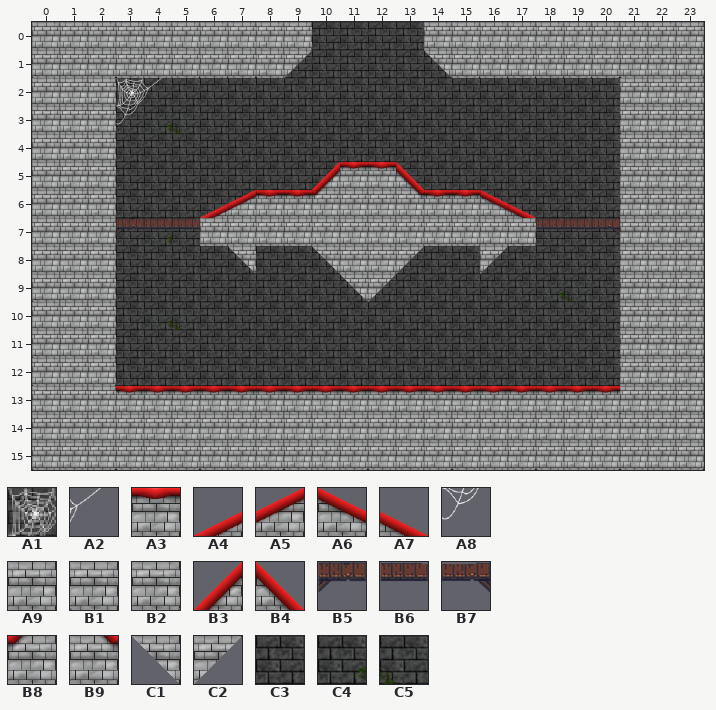
Two versions of a level (Tiled map, android/assets/Maps/Map2.tmx). The picture above was drawn from the file before the commit.
Cells are 64x64 px. Shown: x 0..23, y 0..15.
Key: from "castle": A1 10, A2 11, A3 17, A4 19, A5 20, A6 21, A7 22, A8 26, A9 32, B1 48, B2 50, B3 68, B4 69, B5 75, B6 76, B7 77, B8 84, B9 85, C1 100, C2 101; from "walls-128x128_2": C3 0, C4 40, C5 41.
__ is an empty cell, ## one hidden under a higher layer.
Layer "background" before, first column x 0:
 0 ## ## ## ## ## ## ## ## ## ## C3 C3 C3 C3 ## ## ## ## ## ## ## ## ## ##
 1 C3 ## C3 C3 ## C3 C3 C3 C3 C3 C3 C3 C3 C3 C3 C3 C3 C3 C3 C3 C3 C3 ## C3
 2 ## ## ## C3 C3 C3 C3 C3 C3 C3 C3 C3 C3 C3 C3 C3 C3 C3 C3 C3 C3 ## ## ##
 3 ## ## ## C3 C4 C5 C3 C3 C3 C3 C3 C3 C3 C3 C3 C3 C3 C3 C3 C3 C3 C3 ## C3
 4 ## ## ## C3 C3 C3 C3 C3 C3 C3 C3 C3 C3 C3 C3 C3 C3 C3 C3 C3 C3 ## ## ##
 5 ## ## ## C3 C3 C3 C3 C3 C3 C3 C3 ## ## C3 C3 C3 C3 C3 C3 C3 C3 ## ## ##
 6 ## ## ## C3 C3 C3 C3 C3 ## ## ## ## ## ## ## ## C3 C3 C3 C3 C3 ## ## ##
 7 ## ## ## C3 C4 C3 ## ## ## ## ## ## ## ## ## ## ## ## C3 C3 C3 ## ## ##
 8 ## ## ## C3 C3 C3 C3 C3 C3 C3 C3 ## ## C3 C3 C3 C3 C3 C3 C3 C3 ## ## ##
 9 C3 ## ## C3 C3 C3 C3 C3 C3 C3 C3 C3 C3 C3 C3 C3 C3 C3 C4 C5 C3 ## ## ##
10 ## ## ## C3 C4 C5 C3 C3 C3 C3 C3 C3 C3 C3 C3 C3 C3 C3 C3 C3 C3 ## ## ##
11 C3 ## C3 C3 C3 C3 C3 C3 C3 C3 C3 C3 C3 C3 C3 C3 C3 C3 C3 C3 C3 C3 ## C3
12 C3 ## C3 C3 C3 C3 C3 C3 C3 C3 C3 C3 C3 C3 C3 C3 C3 C3 C3 C3 C3 ## ## ##
13 ## ## ## ## ## ## ## ## ## ## ## ## ## ## ## ## ## ## ## ## ## C3 ## C3
14 ## ## ## ## ## ## ## ## ## ## ## ## ## ## ## ## ## ## ## ## ## ## ## ##
15 C3 ## C3 C3 ## C3 C3 ## C3 C3 ## C3 C3 ## C3 C3 ## C3 C3 ## C3 C3 ## C3
Layer "main" before, first column x 0:
 0 A9 A9 A9 A9 A9 A9 A9 A9 A9 A9 __ __ __ __ A9 A9 A9 A9 A9 A9 A9 A9 A9 A9
 1 B1 A9 B2 B1 A9 B2 B2 B2 B1 C2 __ __ __ __ C1 B2 B2 B2 B2 B2 B2 B1 A9 B2
 2 A9 A9 A9 A1 A2 __ __ __ __ __ __ __ __ __ __ __ __ __ __ __ __ A9 A9 A9
 3 A9 A9 A9 A8 __ __ __ __ __ __ __ __ __ __ __ __ __ __ __ __ __ B1 A9 B2
 4 A9 A9 A9 __ __ __ __ __ __ __ __ __ __ __ __ __ __ __ __ __ __ A9 A9 A9
 5 A9 A9 A9 __ __ __ __ __ __ __ B3 A3 A3 B4 __ __ __ __ __ __ __ A9 A9 A9
 6 A9 A9 A9 __ __ __ A4 A5 A3 A3 B8 A9 A9 B9 A3 A3 A6 A7 __ __ __ A9 A9 A9
 7 A9 A9 A9 B5 B6 B6 A9 A9 A9 A9 A9 A9 A9 A9 A9 A9 A9 A9 B6 B6 B7 A9 A9 A9
 8 A9 A9 A9 __ __ __ __ C1 __ __ C1 A9 A9 C2 __ __ C2 __ __ __ __ A9 A9 A9
 9 B1 A9 A9 __ __ __ __ __ __ __ __ C1 C2 __ __ __ __ __ __ __ __ A9 A9 A9
10 A9 A9 A9 __ __ __ __ __ __ __ __ __ __ __ __ __ __ __ __ __ __ A9 A9 A9
11 B1 A9 B2 __ __ __ __ __ __ __ __ __ __ __ __ __ __ __ __ __ __ B1 A9 B2
12 B1 A9 B2 __ __ __ __ __ __ __ __ __ __ __ __ __ __ __ __ __ __ A9 A9 A9
13 A9 A9 A9 A3 A3 A3 A3 A3 A3 A3 A3 A3 A3 A3 A3 A3 A3 A3 A3 A3 A3 B1 A9 B2
14 A9 A9 A9 A9 A9 A9 A9 A9 A9 A9 A9 A9 A9 A9 A9 A9 A9 A9 A9 A9 A9 A9 A9 A9
15 B1 A9 B2 B1 A9 B2 B1 A9 B2 B1 A9 B2 B1 A9 B2 B1 A9 B2 B1 A9 B2 B1 A9 B2
After:
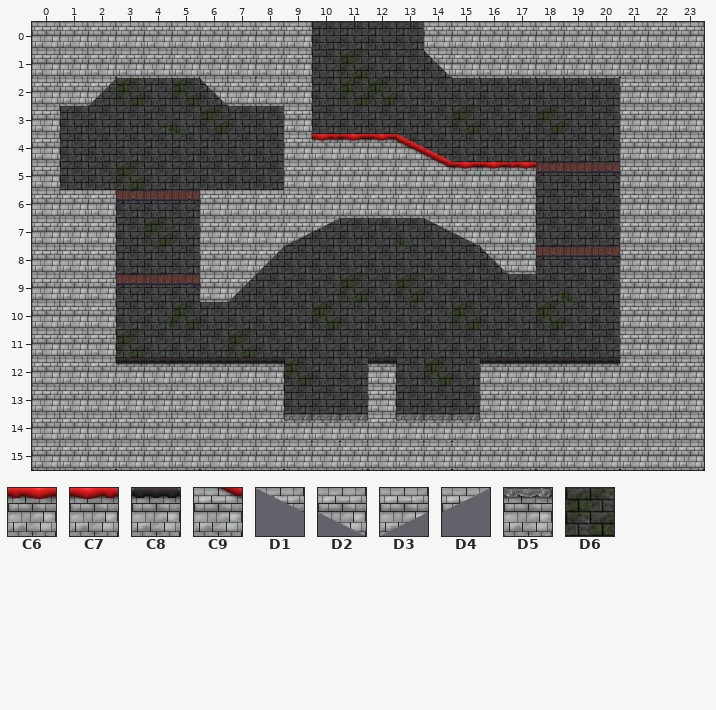
Further tiles: from "castle": C6 16, C7 18, C8 23, C9 38, D1 51, D2 52, D3 53, D4 54, D5 55; from "walls-128x128_2": D6 1.
See-through tiles are keyed as they look on the map.
Difference:
Layer "background":
The edit turns tile C3 into tile D6 in row 1 at x 11; in row 2 at x 3, 5 and 11 to 12; in row 3 at x 6, 15 and 18; in row 5 at x 3; in row 9 at x 11 and 13; in row 10 at x 10, 15 and 18.
The edit turns tile C3 into tile D6 in row 11 at x 3 and 7; in row 12 at x 9 and 14.
The edit turns tile C4 into tile D6 in row 7 at x 4.
The edit turns tile C5 into tile D6 in row 10 at x 5.
Layer "main":
There is now tile A3 in row 4 at x 11 to 12; in row 5 at x 15 to 16.
There is now tile A6 in row 4 at x 13.
There is now tile A7 in row 4 at x 14.
The edit turns tile A3 into tile A9 in row 5 at x 11 to 12; in row 6 at x 8 to 9 and 14 to 15; in row 13 at x 3 to 8, 12 and 16 to 20.
The edit turns tile A4 into tile A9 in row 6 at x 6.
The edit turns tile A5 into tile A9 in row 6 at x 7.
The edit turns tile A6 into tile A9 in row 6 at x 16.
The edit turns tile A7 into tile A9 in row 6 at x 17.
The edit turns tile B3 into tile A9 in row 5 at x 10.
The edit turns tile B4 into tile A9 in row 5 at x 13.
The edit turns tile B8 into tile A9 in row 6 at x 10.
The edit turns tile B9 into tile A9 in row 6 at x 13.
The edit turns tile C1 into tile A9 in row 8 at x 7.
The edit turns tile C2 into tile A9 in row 1 at x 9.
There is now tile A9 in row 2 at x 7 to 9; in rows 3 to 5 at x 9; in row 8 at x 6 and 17; in row 9 at x 6.
There is now tile B5 in row 5 at x 18; in row 6 at x 3; in row 8 at x 18; in row 9 at x 3.
There is now tile B6 in row 5 at x 19; in row 6 at x 4; in row 8 at x 19; in row 9 at x 4.
There is now tile B7 in row 5 at x 20; in row 6 at x 5; in row 8 at x 20; in row 9 at x 5.
The edit turns tile C2 into tile C1 in row 8 at x 16.
There is now tile C1 in row 2 at x 6.
The edit turns tile A9 into tile C2 in row 2 at x 2.
There is now tile C2 in row 8 at x 8; in row 9 at x 7.
There is now tile C6 in row 5 at x 17.
There is now tile C7 in row 4 at x 10.
There is now tile C8 in row 12 at x 3 to 8, 12 and 16 to 20.
There is now tile C9 in row 5 at x 14.
The edit turns tile A9 into tile D1 in row 7 at x 14.
The edit turns tile A9 into tile D2 in row 7 at x 15.
The edit turns tile A9 into tile D3 in row 7 at x 9.
The edit turns tile A9 into tile D4 in row 7 at x 10.
The edit turns tile A9 into tile D5 in row 14 at x 9 to 11 and 13 to 15.
Tile A1 is gone in row 2 at x 3.
Tile A2 is gone in row 2 at x 4.
Tile A3 is gone in row 13 at x 9 to 11 and 13 to 15.
Tile A8 is gone in row 3 at x 3.
Tile A9 is gone in rows 3 to 5 at x 1 to 2; in row 7 at x 11 to 13; in row 8 at x 11 to 12.
Tile B5 is gone in row 7 at x 3.
Tile B6 is gone in row 7 at x 4 to 5 and 18 to 19.
Tile B7 is gone in row 7 at x 20.
Tile C1 is gone in row 8 at x 10; in row 9 at x 11.
Tile C2 is gone in row 8 at x 13; in row 9 at x 12.
